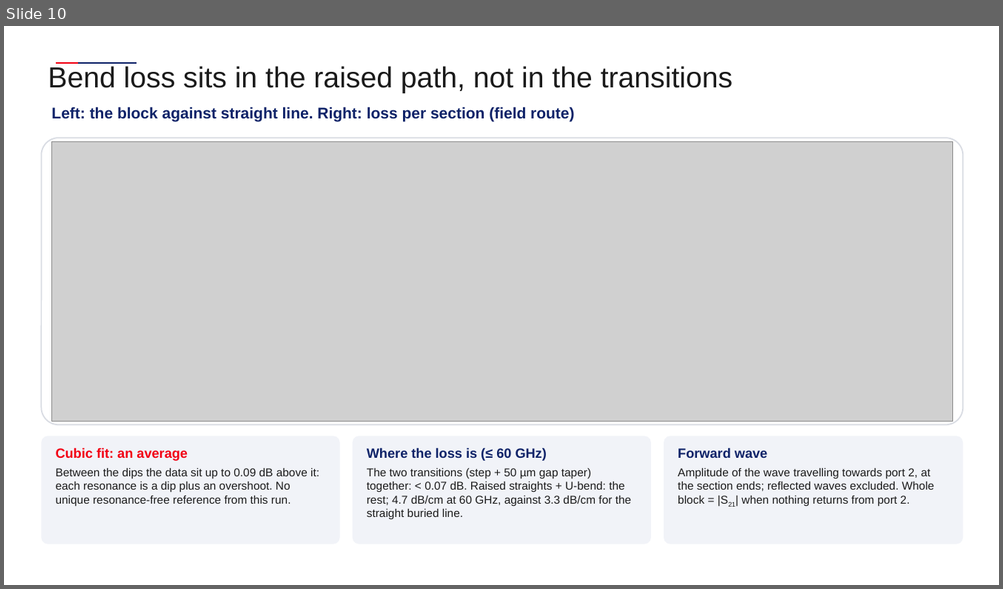
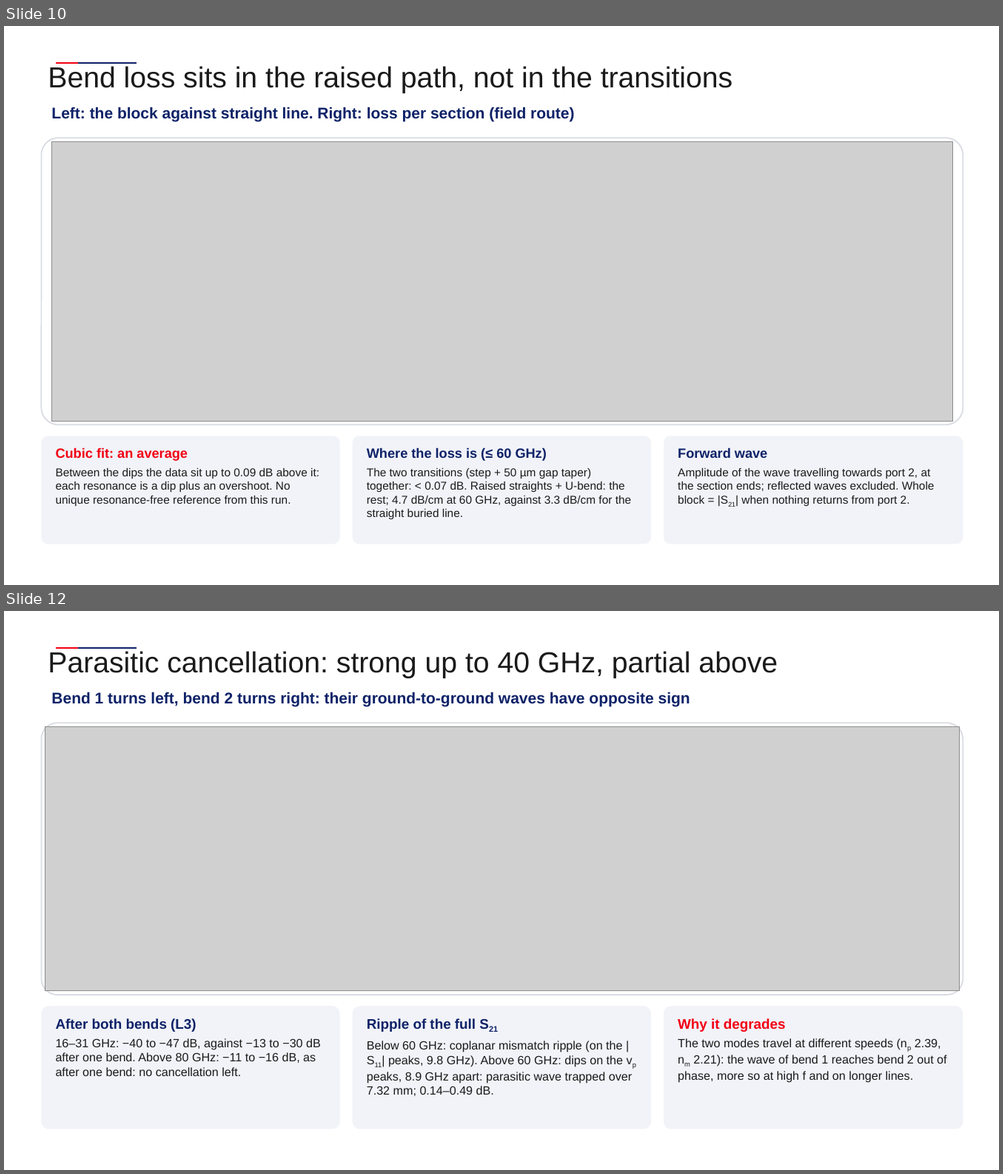
Before and after one commit to andreimuresian/claude, a slide deck: docs/cst/Equalization/Equalisation.pptx. Shown one above the other, each under a label of ours: slide 10 before the commit, slides 10 and 12 after it; the slides between them are not shown. The pictures are 1003x589 and 1003x1174 pixels, drawn with LibreOffice and Linux fonts; fonts in the diff are those of the drawing; grey boxes stand for pictures; background and template pictures are left out. Boxes give left, top, right and bottom in pixels: in the first picture for what was removed or moved away, otherwise in the second. Text is boxed around its words. In the diff, an @@ line names an element or a change of style, - is before the commit and + after.

```diff
--- a/docs/cst/Equalization/Equalisation.pptx
+++ b/docs/cst/Equalization/Equalisation.pptx
@@ slide 12 added at box(4, 611, 999, 1170), background #FFFFFF; not listed: 2 template elements that a slide beside it also shows @@
@@ text added at box(48, 651, 777, 678), 28 pt, text #1A1A1A @@
+Parasitic cancellation: strong up to 40 GHz, partial above
@@ text added at box(51, 692, 690, 707), 15 pt, text #0E2268, bold @@
+Bend 1 turns left, bend 2 turns right: their ground-to-ground waves have opposite sign
@@ rounded rectangle added at box(41, 723, 963, 995), fill #FFFFFF, outline #D9DCE3 1.25 pt @@
@@ picture added at box(45, 727, 959, 991) @@
@@ rounded rectangle added at box(41, 1006, 340, 1130), fill #F1F3F8 @@
@@ rounded rectangle added at box(353, 1006, 651, 1130), fill #F1F3F8 @@
@@ rounded rectangle added at box(663, 1006, 963, 1130), fill #F1F3F8 @@
@@ text added at box(56, 1019, 321, 1076), 11.5 pt, text #1A1A1A @@
+After both bends (L3)
+16–31 GHz: −40 to −47 dB, against −13 to −30 dB after one bend. Above 80 GHz: −11 to −16 dB, as after one bend: no cancellation left.
@@ text added at box(367, 1019, 632, 1096), 11.5 pt, text #1A1A1A @@
+Ripple of the full S21
+Below 60 GHz: coplanar mismatch ripple (on the |S11| peaks, 9.8 GHz). Above 60 GHz: dips on the vp peaks, 8.9 GHz apart: parasitic wave trapped over 7.32 mm; 0.14–0.49 dB.
@@ text added at box(677, 1019, 946, 1083), 11.5 pt, text #1A1A1A @@
+Why it degrades
+The two modes travel at different speeds (np 2.39, nm 2.21): the wave of bend 1 reaches bend 2 out of phase, more so at high f and on longer lines.
```
Also in this commit, not shown: 1 other slide added, 8 other files.
